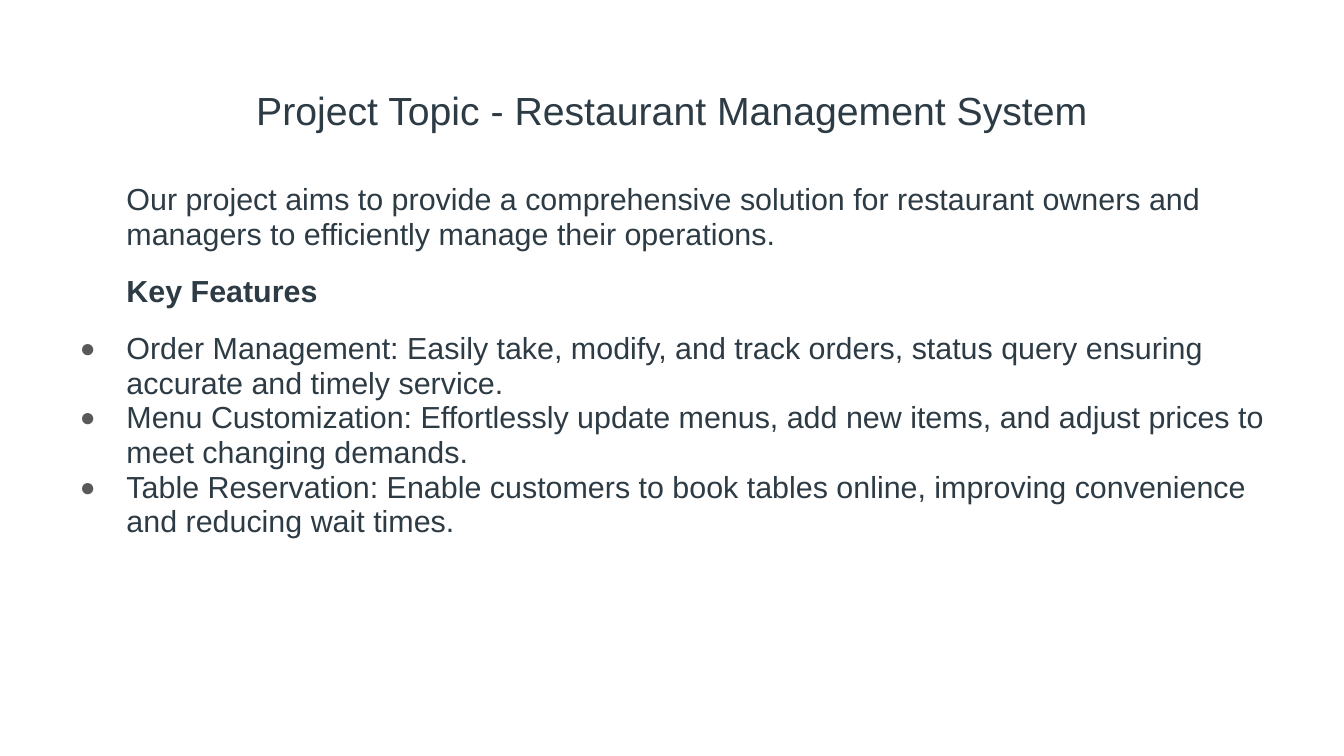
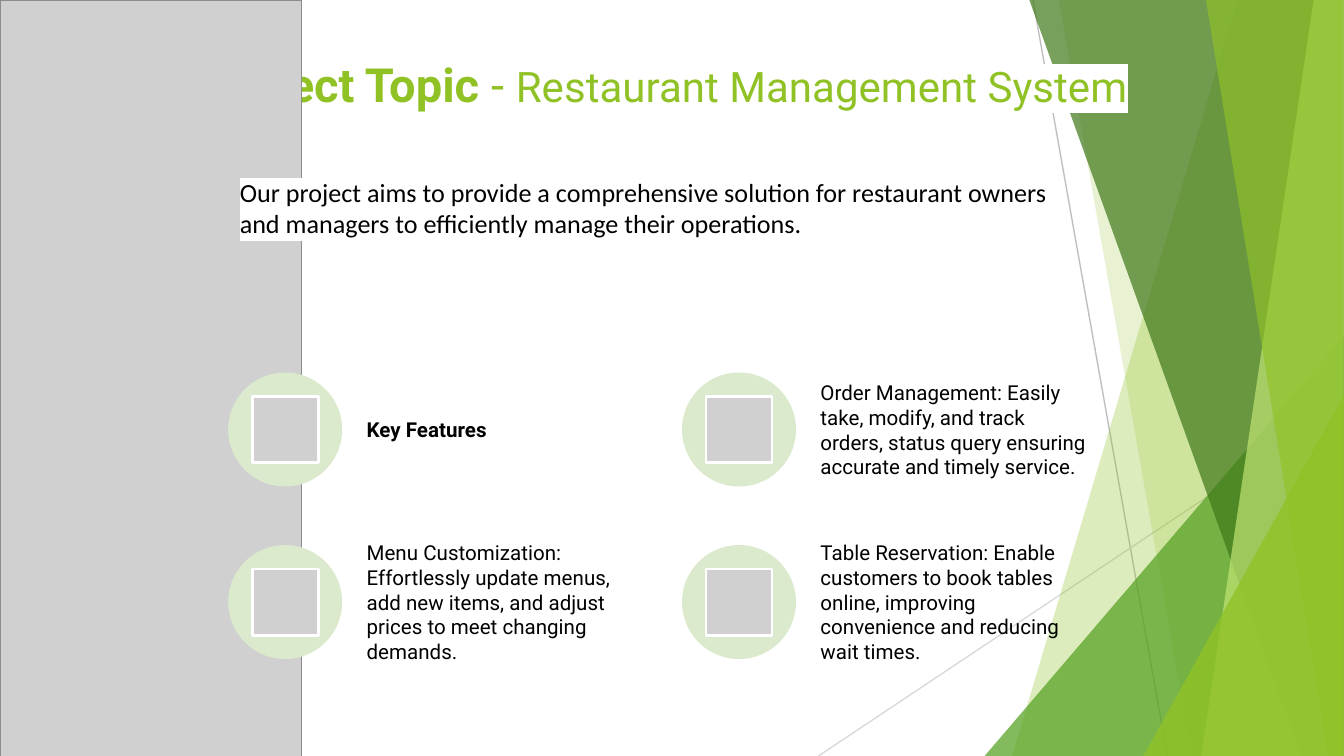
Before and after one commit to ZhengZhang-NU/CSYE6200-OOD-Final-Project, a slide deck: slide 2 of OODFinalProject04-V1.pptx. Drawn at 1344x756 pixels with LibreOffice and Linux fonts; fonts in the diff are those of the drawing; grey boxes stand for pictures. Boxes give left, top, right and bottom in pixels: in the first picture for what was removed or moved away, otherwise in the second. Text is boxed around its words. In the diff, an @@ line names an element or a change of style, - is before the commit and + after.

```diff
--- a/OODFinalProject04-V1.pptx
+++ b/OODFinalProject04-V1.pptx
@@ picture added at [0, 0, 301, 756] @@
@@ title "Project Topic - Restaurant Management ...": place and size @@
-title "Project Topic - Restaurant Management ..." at [256, 96, 1088, 133]
+title "Project Topic - Restaurant Management ..." at [203, 60, 1127, 114]
@@ title "Project Topic - Restaurant Management ..." at [203, 60, 1127, 114]: size 21 to 25.2 pt in "Project Topic -"; size 21 to 22.5 pt in "Restaurant Management System"; font Arial to Roboto, text colour #2D3B45 to #90C226; bold on in "Project Topic"; alignment centre to left; line spacing 1.15 to 0.9 @@
@@ text removed at [126, 188, 1263, 538] @@
-Our project aims to provide a comprehensive solution for restaurant owners and managers to efficiently manage their operations.
-Key Features
-● Order Management: Easily take, modify, and track orders, status query ensuring accurate and timely service.
-● Menu Customization: Effortlessly update menus, add new items, and adjust prices to meet changing demands.
-● Table Reservation: Enable customers to book tables online, improving convenience and reducing wait times.
@@ text added at [240, 184, 1046, 238], 14 pt, text #000000 @@
+Our project aims to provide a comprehensive solution for restaurant owners and managers to efficiently manage their operations.
@@ group added at [0, 0, 1344, 756]: 5 freeform shapes, 3 triangles, 2 lines @@
@@ group added at [228, 372, 1085, 660]: 4 ellipses, 4 pictures, 4 texts @@
+Key Features
+Order Management: Easily take, modify, and track orders, status query ensuring accurate and timely service.
+Menu Customization: Effortlessly update menus, add new items, and adjust prices to meet changing demands.
+Table Reservation: Enable customers to book tables online, improving convenience and reducing wait times.
```
Also in this commit, not shown: 5 other slides changed, 7 slides added, 15 slides removed.
